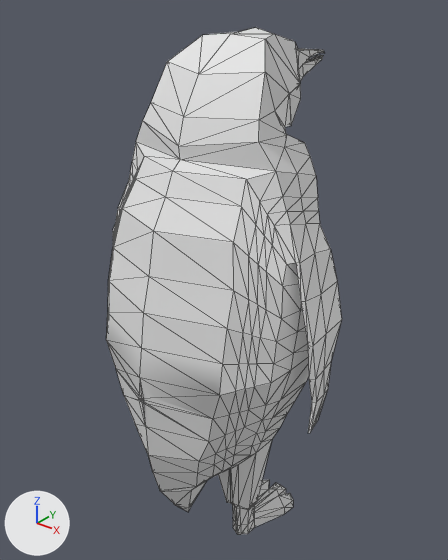
One commit to the glTF model client/assets/penguin.gltf: the scene before it, then after it.
Camera for both pictures: a 50 mm lens placed at (3.26, -4.25, 5.23), pointed at (-0.13, -0.01, 2.6). Every picture has the same lights, and +X, +Y and +Z are marked at lower left. Mesh edges are drawn as thin lines on the coarser meshes. Materials are left out; every surface is plain grey. Where no turn or scale is listed for an object, it has been applied to the vertices. Vertices at the same position are counted once.
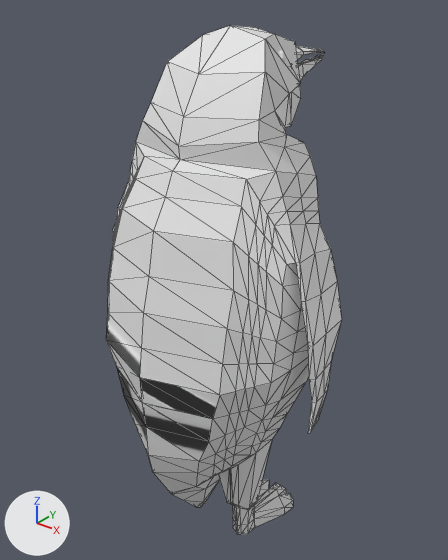
Pixel boxes (x1, y1, x2, y2) of what changed, in the pictures (448 x 560 px; the box of a moved part takes in the faces that stretch with it):
```json
{"object": "Plane.001", "change": "reshaped", "before": [106, 27, 342, 534], "after": [106, 25, 342, 534]}
{"part": 1, "of": "me_plane_001", "change": "moved or reshaped", "before": [106, 340, 219, 424], "after": [106, 340, 142, 402]}
{"part": 2, "of": "me_plane_001", "change": "moved or reshaped", "before": [153, 472, 253, 525], "after": [153, 472, 253, 525]}
{"part": 3, "of": "me_plane_001", "change": "moved or reshaped", "before": [199, 27, 273, 74], "after": [199, 25, 273, 74]}
{"part": 4, "of": "me_plane_001", "change": "moved or reshaped", "before": [290, 43, 323, 125], "after": [290, 45, 323, 125]}
```

Scene script edits in JSON lines:
```json
{"block": "me_plane_001", "where": "# used by ob_plane_001; location = (0.0, -0.596, 2.465)"}
{"block": "me_plane_001", "where": "# verts and faces of me_plane_001; kept vertices keep their numbers, new ones are numbered from 658"}
{"block": "me_plane_001", "where": "# before: 91 (0.0, 0.51, 2.37) at pixel (230, 33)"}
{"block": "me_plane_001", "where": "# before: 117 (0.43, 0.74, 1.93) at pixel (289, 93), 132 (0.0, 1.18, 2.21), 134 (0.22, 1.17, 2.21) at pixel (298, 50), 135 (0.22, 1.18, 2.05) at pixel (297, 70), 136 (0.0, 1.51, 2.19) at pixel (297, 48)"}
{"block": "me_plane_001", "where": "# before: 137 (0.0, 1.51, 2.11), 138 (0.13, 1.51, 2.19) at pixel (309, 49), 139 (0.12, 1.52, 2.12) at pixel (309, 57), 443 (-0.43, 0.74, 1.93), 452 (-0.22, 1.17, 2.21)"}
{"block": "me_plane_001", "where": "# before: 453 (-0.22, 1.18, 2.05), 454 (-0.13, 1.51, 2.19), 455 (-0.12, 1.52, 2.12)"}
{"op": "remove", "block": "me_plane_001", "code": "me_plane_001.from_pydata(...)  # 658 vertices, 1310 faces; spans x -1.19..1.19, y -0.71..1.93, z -2.44..2.4"}
{"op": "add", "block": "me_plane_001", "code": "me_plane_001.from_pydata(...)  # 649 vertices, 1293 faces; spans x -1.19..1.19, y -0.71..1.93, z -2.44..2.43"}
{"block": "me_plane_001", "change": "me_plane_001 part 1"}
{"block": "me_plane_001", "change": "3 vertices are removed from x -0.59..0.03, y -0.71..-0.47, z -0.53..-0.47"}
{"block": "me_plane_001", "change": "14 faces are deleted"}
{"block": "me_plane_001", "change": "2 vertices are added at (-0.62, -0.43, -0.54), (0.0, -0.68, -0.54)"}
{"block": "me_plane_001", "change": "13 new faces join them"}
{"block": "me_plane_001", "change": "me_plane_001 part 2"}
{"block": "me_plane_001", "change": "8 vertices are removed from x -0.55..0.55, y 0.07..0.13, z -2.06..-2.05"}
{"block": "me_plane_001", "change": "52 faces are deleted"}
{"block": "me_plane_001", "change": "17 vertices move from x -0.22..0.22, y -0.55..-0.12, z -2.11..-1.63 to x -0.22..0.22, y -0.41..0.2, z -2.26..-1.77"}
{"block": "me_plane_001", "change": "36 new faces join them"}
{"block": "me_plane_001", "change": "me_plane_001 part 3"}
{"op": "add", "block": "me_plane_001", "code": "verts[91] = (0.0, 0.51, 2.43)  # moved, pixel (230, 25)"}
{"block": "me_plane_001", "change": "me_plane_001 part 4"}
{"op": "add", "block": "me_plane_001", "code": "verts[117] = (0.41, 0.8, 1.93)  # moved, pixel (291, 91)"}
{"op": "add", "block": "me_plane_001", "code": "verts[132] = (0.0, 1.23, 2.3)  # moved, pixel (281, 37)"}
{"op": "add", "block": "me_plane_001", "code": "verts[134] = (0.15, 1.17, 2.18)  # moved"}
{"op": "add", "block": "me_plane_001", "code": "verts[135] = (0.15, 1.18, 2.08)  # moved, pixel (290, 66)"}
{"op": "add", "block": "me_plane_001", "code": "verts[136] = (0.0, 1.51, 2.21)  # moved, pixel (297, 46)"}
{"op": "add", "block": "me_plane_001", "code": "verts[137] = (0.0, 1.51, 2.12)  # moved"}
{"op": "add", "block": "me_plane_001", "code": "verts[138] = (0.06, 1.51, 2.17)  # moved, pixel (303, 51)"}
{"op": "add", "block": "me_plane_001", "code": "verts[139] = (0.06, 1.52, 2.14)  # moved, pixel (303, 54)"}
{"op": "add", "block": "me_plane_001", "code": "verts[443] = (-0.41, 0.81, 1.93)  # moved"}
{"op": "add", "block": "me_plane_001", "code": "verts[452] = (-0.15, 1.17, 2.18)  # moved"}
{"op": "add", "block": "me_plane_001", "code": "verts[453] = (-0.15, 1.18, 2.08)  # moved"}
{"op": "add", "block": "me_plane_001", "code": "verts[454] = (-0.06, 1.51, 2.17)  # moved"}
{"op": "add", "block": "me_plane_001", "code": "verts[455] = (-0.06, 1.52, 2.14)  # moved"}
```
